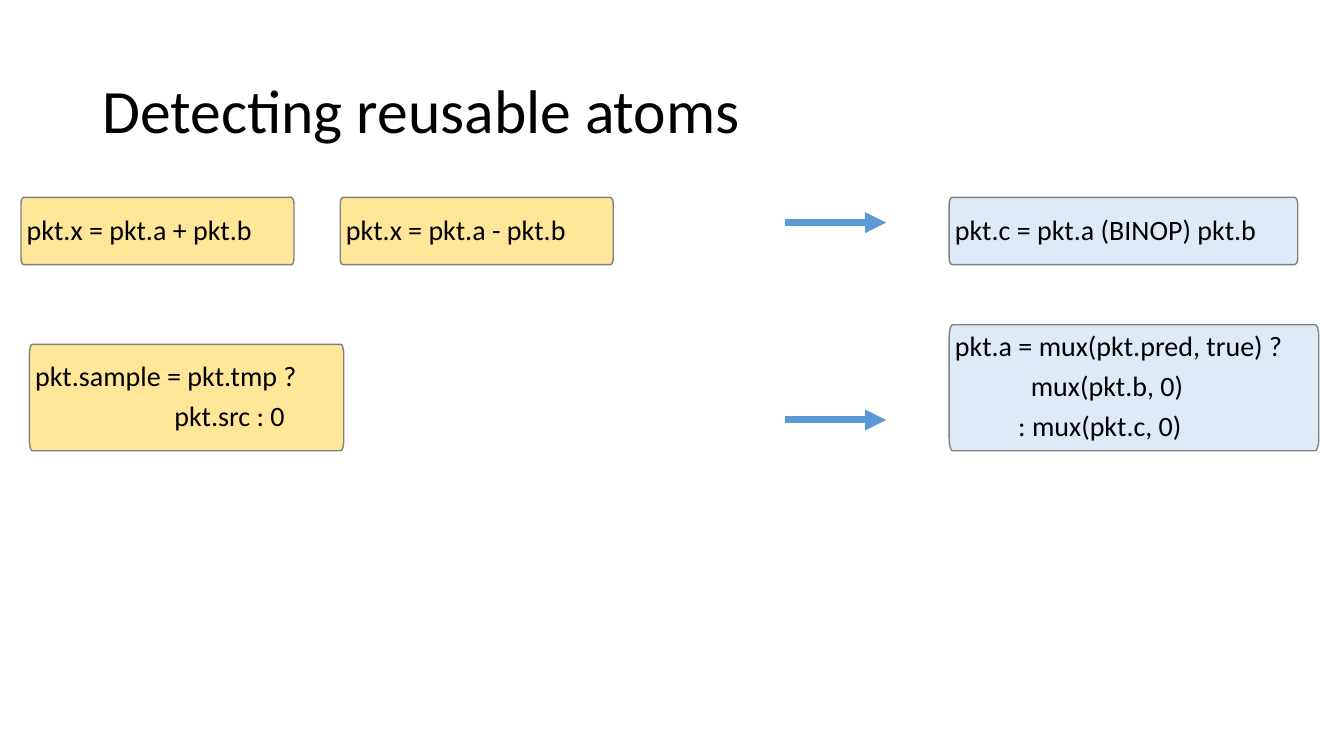
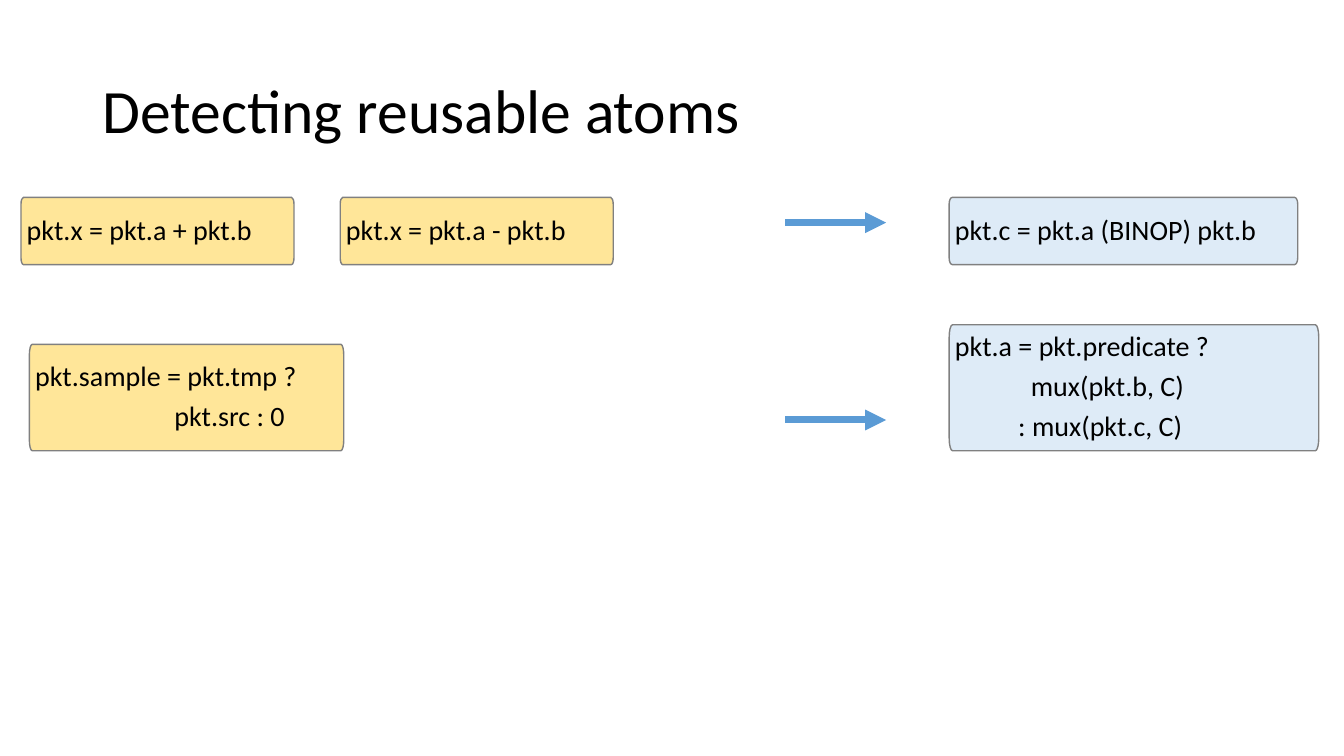
Before and after one commit to anirudhSK/pifo-domino-marple-ppts, a slide deck: slide 42 of combined_domino_pifo.pptx (slide 41 before the commit). Drawn at 1344x756 pixels with LibreOffice and Linux fonts; fonts in the diff are those of the drawing. Boxes give left, top, right and bottom in pixels: in the first picture for what was removed or moved away, otherwise in the second. Text is boxed around its words. In the diff, an @@ line names an element or a change of style, - is before the commit and + after.

```diff
--- a/combined_domino_pifo.pptx
+++ b/combined_domino_pifo.pptx
@@ text in freeform shape at (955, 336, 1190, 441): text changed @@
-pkt.a = mux(pkt.pred, true) ?
-mux(pkt.b, 0)
-: mux(pkt.c, 0)
+pkt.a = pkt.predicate ?
+mux(pkt.b, C)
+: mux(pkt.c, C)
```
Also in this commit, not shown: 11 other slides changed, 1 slide added.
